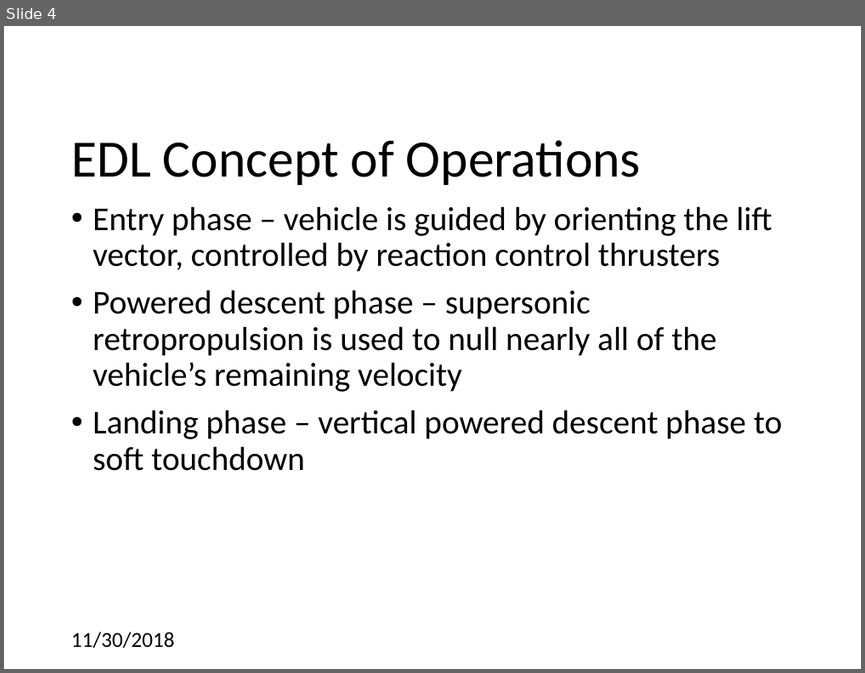
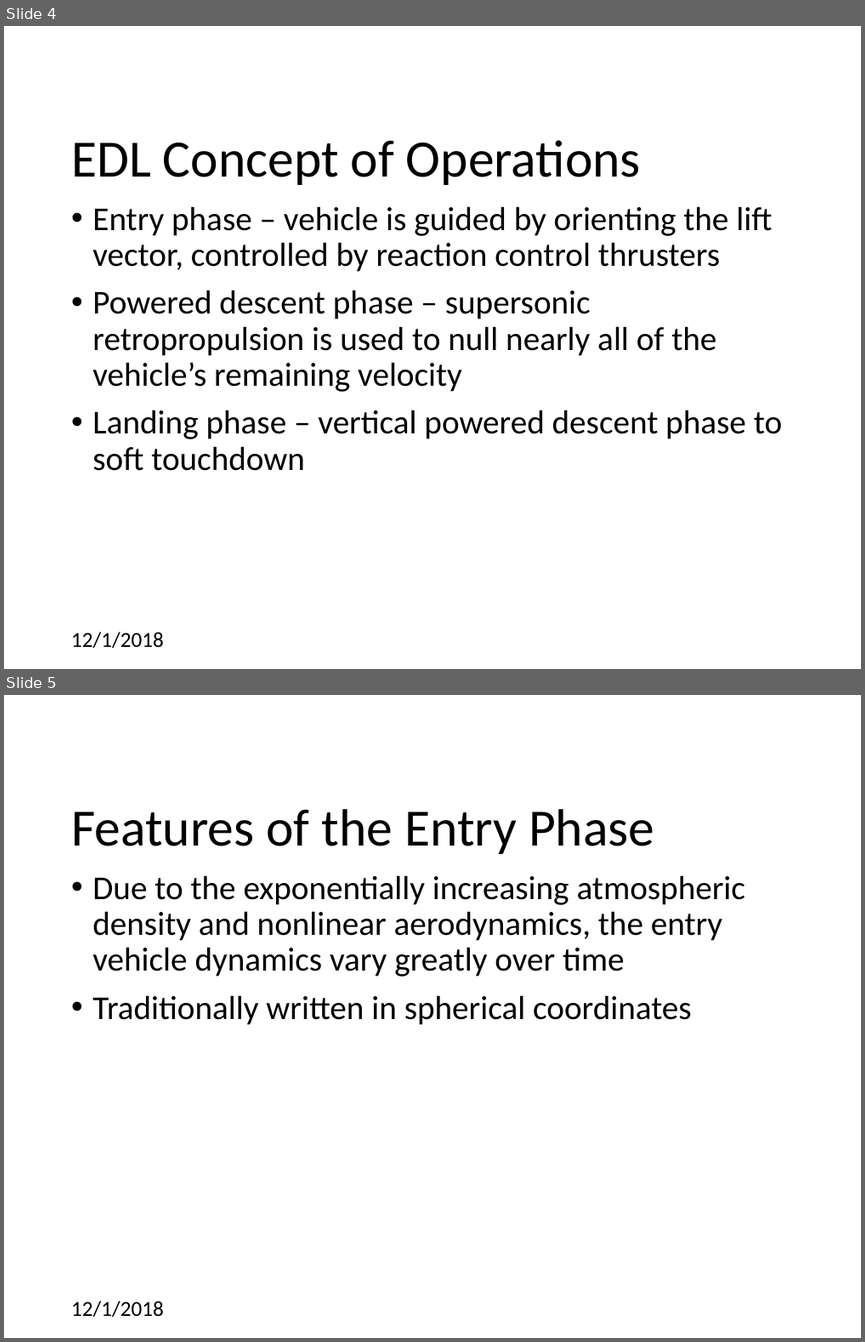
Before and after one commit to CDNoyes/EDL-Py, a slide deck: Documents/Qual Exam.pptx. Shown one above the other, each under a label of ours: slide 4 before the commit, slides 4 and 5 after it. The pictures are 865x673 and 865x1342 pixels, drawn with LibreOffice and Linux fonts; fonts in the diff are those of the drawing; background and template pictures are left out. Boxes give left, top, right and bottom in pixels: in the first picture for what was removed or moved away, otherwise in the second. Text is boxed around its words. In the diff, an @@ line names an element or a change of style, - is before the commit and + after.

```diff
--- a/Documents/Qual Exam.pptx
+++ b/Documents/Qual Exam.pptx
@@ slide 5 added at <box>4,695,861,1338</box>, background #FFFFFF @@
@@ title added at <box>71,809,654,854</box>, 44 pt, text #000000 @@
+Features of the Entry Phase
@@ text added at <box>92,875,745,1025</box>, 28 pt, text #000000 @@
+• Due to the exponentially increasing atmospheric density and nonlinear aerodynamics, the entry vehicle dynamics vary greatly over time
+• Traditionally written in spherical coordinates
@@ text added at <box>71,1300,164,1316</box>, 18 pt, text #000000 @@
+12/1/2018
@@ slide 4 changed as well @@
@@ text at <box>71,631,164,647</box>: text changed @@
-11/30/2018
+12/1/2018
```
Also in this commit, not shown: 32 other slides changed, 1 other slide added.
